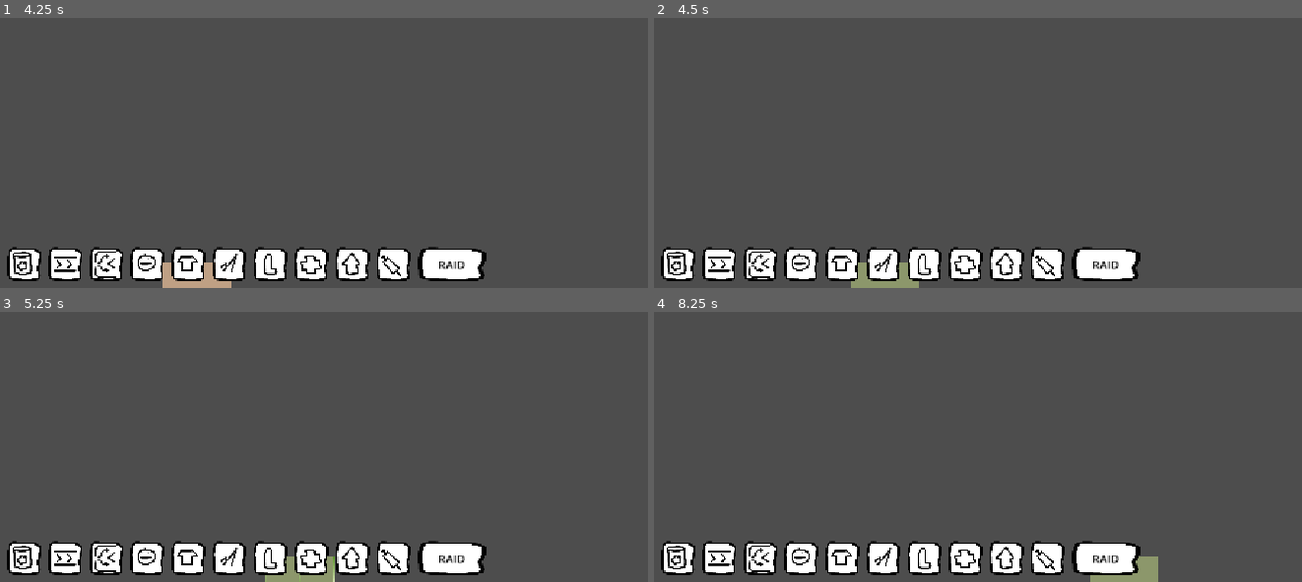
Above: before the commit, frames 1-4 (two rows, left to right).
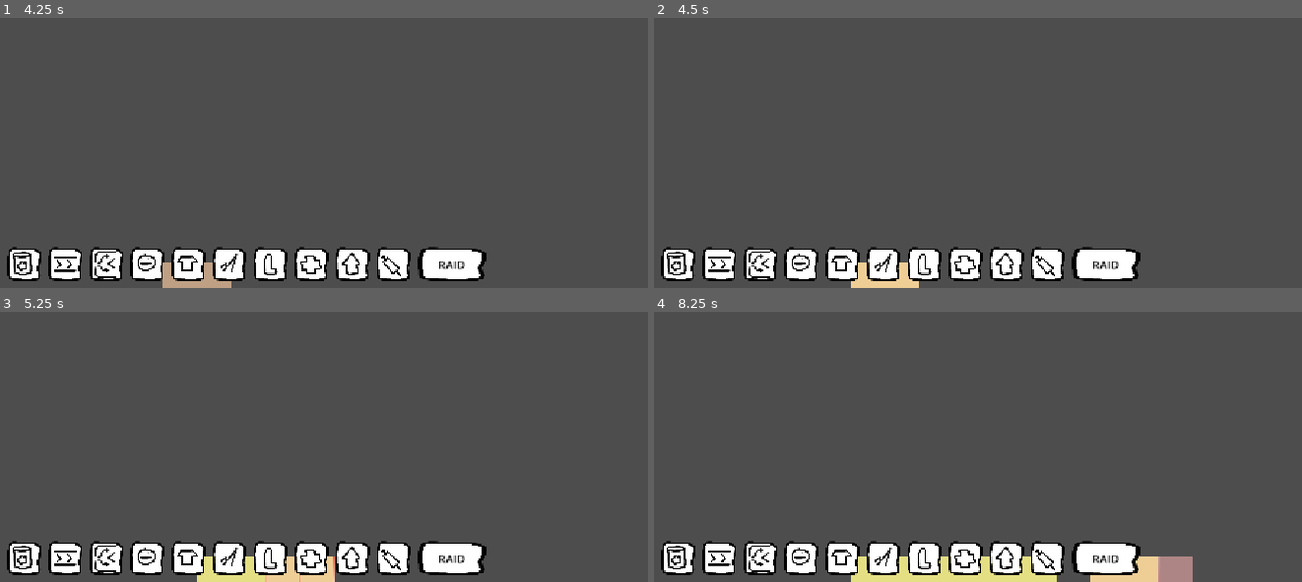
Above: after the commit, the same moments.

Repository: Schlutzkrapfen/Camara-Game
Game: Godot game, scene res://Levels/main_scene.tscn
The game is run twice, just before and just after one commit, with the same random seed, the same clock (stepped at 60 frames per second) and the same inputs.
Inputs (mouse positions are in pixels of both pictures, inside the frame that each line leads up to):
- Up to frame 1 (4.25 s): click (25, 263) at 0.5 s; click (64, 263) at 1.25 s; click (103, 263) at 2 s; click (149, 263) at 2.75 s; click (187, 263) at 3.5 s
- Up to frame 2 (4.5 s): click (880, 263) at 4.25 s
- Up to frame 3 (5.25 s): click (272, 557) at 5 s
- Up to frame 4 (8.25 s): click (965, 557) at 5.75 s; click (1003, 557) at 6.5 s; click (1049, 557) at 7.25 s; click "RAID" at 8 s

Frame 1 is identical in both runs. In frame 2, 0.5% of the frame differs, in the area x 30-41%, y 90-100%; in frame 3, 1.0%; in frame 4, 2.4%, in the area x 30-84%, y 90-100%.
Error in both runs: Invalid assignment of property or key 'locked' with value of type 'bool' on a base object of type 'Nil'. (res://script/globals/GameManager.gd:82)

Commit message:
added the drag and drop

Diff:
--- a/Resourcen/aliver.tres
+++ b/Resourcen/aliver.tres
@@ -5,7 +5,7 @@
 
 [resource]
 script = ExtResource("3_fysok")
-size = Vector2i(2, 2)
+size = Vector2i(3, 2)
 tilemap_id = 3
 craft_time = 4.0
 input = Array[Script]([ExtResource("1_n0qn3")])
--- a/script/check_if_build.gd
+++ b/script/check_if_build.gd
@@ -13,13 +13,10 @@
 			var tiles = Global.get_rotation_out_of_size(x,y)
 			var end_tile: Vector2i = tile + tiles
 			if tile.x < 0 or tile.y < 0 or end_tile.x > Global.build_zone_size.x or end_tile.y > Global.build_zone_size.y:
+				emit_signal("is_okay_to_build",false)
 				return false
 			if main_tileset.get_cell_tile_data(end_tile) != null:
 				emit_signal("is_okay_to_build",false)
-				return false
-			if (tile+tiles).x >= Global.build_zone_size.x or (tile+tiles).y >= Global.build_zone_size.y:
-				return false
-			if tile.x < 0 or tile.y < 0:
 				return false
 	emit_signal("is_okay_to_build",true)
 	return true
--- a/script/spawner.gd
+++ b/script/spawner.gd
@@ -65,6 +65,10 @@
 
 ## Each frame, runs every building: passes items through, crafts, and outputs results.
 func _process(delta: float) -> void:
+	if Input.is_mouse_button_pressed(MOUSE_BUTTON_LEFT)and is_okay_to_build:
+		spawn()
+	if Input.is_mouse_button_pressed(MOUSE_BUTTON_RIGHT):
+		delete()
 	for key in current_builds: # or current_builds.items()
 		var factory:BuildData = current_builds[key]
 		if factory.resource_refrence.factory_type == Global.factory_type.No_builder:
@@ -85,7 +89,7 @@
 						factory.can_get_input = true
 					return
 				if factory.resource_refrence.factory_type == Global.factory_type.Aliver:
-					if false:
+					if alive:
 						factory.cur_time = 0
 						factory.can_get_input = true
 					return
@@ -113,6 +117,7 @@
 		if creature == null:
 			continue
 		creature.UpgradeCreature()
+
 		result = creature
 	factory.cur_items.clear()
 	if result:
@@ -127,8 +132,10 @@
 			two_creaturs.append(typed_item)
 			if two_creaturs.size() == 2:
 				break
-	two_creaturs[1].StitchBodyPart(two_creaturs[0])
-	two_creaturs[0].visible= true
+	if two_creaturs[1].StitchBodyPart(two_creaturs[0]):
+		two_creaturs[0].visible= true
+	factory.cur_items.clear()
+
 	return output_input(factory)
 
 ## Moves stored items out of the building onto a free output cell and re-enables them.
@@ -187,13 +194,6 @@
 		return true
 	return false
 
-## Left click places a building, right click deletes one.
-func _unhandled_input(event: InputEvent) -> void:
-	if event is InputEventMouseButton :
-		if event.button_index == MOUSE_BUTTON_LEFT and event.pressed and is_okay_to_build:
-			spawn()
-		if event.button_index == MOUSE_BUTTON_RIGHT and event.pressed:
-			delete()
 
 ## Removes the building under the mouse and frees all the tiles it covered.
 func delete():
Not shown, changed: export_presets.cfg
